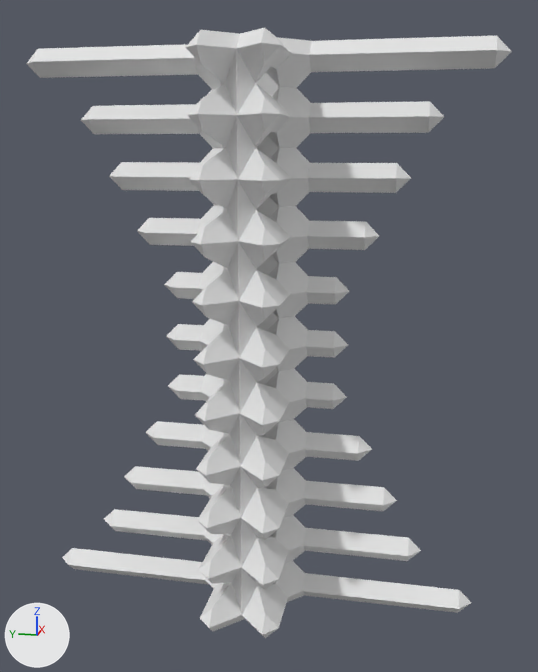
The FBX model Scavenger/Assets/Resources/Models/obj_auron_bophose_spatialgate_+x.fbx as it was, and as the next commit left it.
One viewpoint serves both versions: a 50 mm camera at (-25.8, -5.8, 6.8) aimed at (0.5, -0.6, 0.3). Arrows for +X, +Y and +Z are at lower left; the lights stay in place. Vertices at the same position are counted once.

The older version as bpy lines, for what is in view:
```python
me_obj_auron_bophose_spatialgate__x = bpy.data.meshes.new('obj_auron_bophose_spatialgate_+x')
me_obj_auron_bophose_spatialgate__x.from_pydata(...)  # 1578 vertices, 3236 faces; spans x -2.7..1.3, y -8.5..8.5, z -10.5..10.5
me_obj_auron_bophose_spatialgate__x.materials.append(mat_material_007)  # white #e7e7e7
ob_obj_auron_bophose_spatialgate__x = bpy.data.objects.new('obj_auron_bophose_spatialgate_+x', me_obj_auron_bophose_spatialgate__x)
ob_obj_auron_bophose_spatialgate__x.location = (0.0, 0.0, 0.0)
```
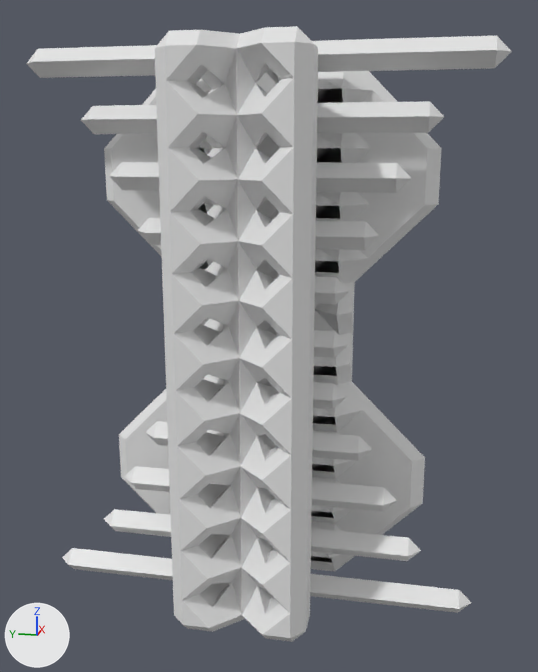
The newer file is also turned or shifted as a whole; pictures and numbers use the older file's frame.

What differs and where, as boxes (x1, y1, x2, y2) in the pictures (538 x 672 px):
'obj_auron_bophose_spatialgate_+x', reshaped: before (26, 28, 512, 638); after (26, 26, 512, 642)
part 1 of me_obj_auron_bophose_spatialgate__x, added: after (104, 78, 214, 515)
part 2 of me_obj_auron_bophose_spatialgate__x, added: after (311, 71, 442, 571)
part 3 of me_obj_auron_bophose_spatialgate__x, built on: before (185, 28, 292, 638); after (155, 26, 318, 642)

The change in detail:
me_obj_auron_bophose_spatialgate__x is used by ob_obj_auron_bophose_spatialgate__x; location (0.0, 0.0, 0.0).
me_obj_auron_bophose_spatialgate__x had 1578 vertices, 3236 faces and spanned x -2.7..1.3, y -8.5..8.5, z -10.5..10.5.
me_obj_auron_bophose_spatialgate__x no longer uses material mat_material_007 (white #e7e7e7).
me_obj_auron_bophose_spatialgate__x now has 2614 vertices, 5380 faces and spans x -2.7..3.3, y -8.5..8.5, z -10.5..10.5.
me_obj_auron_bophose_spatialgate__x part 1: a new loose piece of 304 vertices spanning x 1.3..3.3, y 0.5..6.5, z -10.5..10.5.
me_obj_auron_bophose_spatialgate__x part 2: a new loose piece of 304 vertices spanning x 1.3..3.3, y -6.5..-0.5, z -10.5..10.5.
me_obj_auron_bophose_spatialgate__x part 3: 44 vertices removed from x -2.2..-1.2, y -1.5..1.5, z -10.0..10.0; 472 vertices added at x -2.7..-0.5, y -2.5..2.5, z -10.5..10.5.
